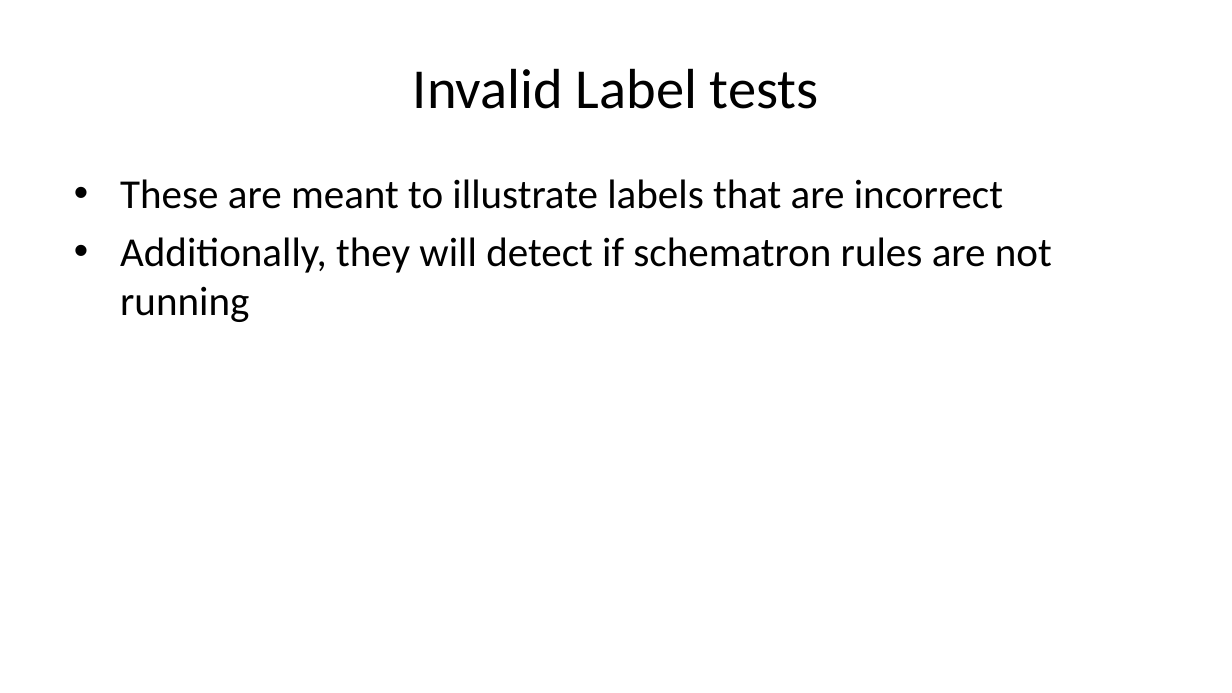
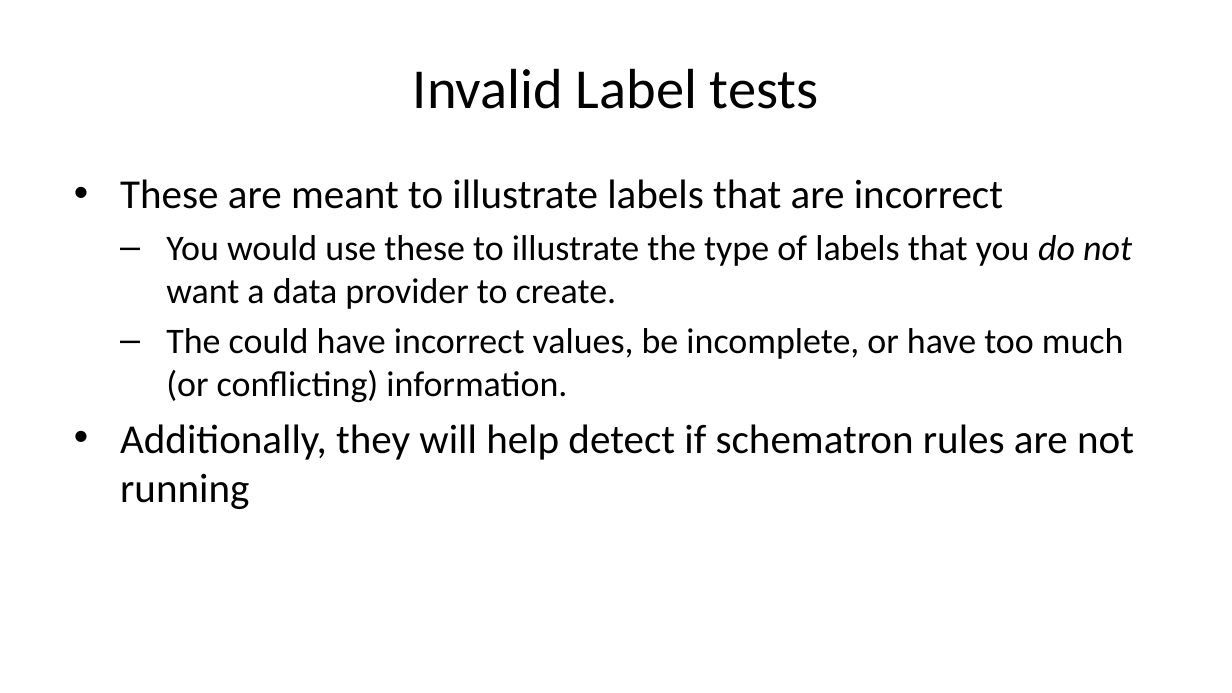
Before and after one commit to sbn-psi/dmsp, a slide deck: slide 8 of LDDTesting/stone-LDDTestingPrinciples.pptx (slide 7 before the commit). Drawn at 1232x693 pixels with LibreOffice and Linux fonts; fonts in the diff are those of the drawing. Boxes give left, top, right and bottom in pixels: in the first picture for what was removed or moved away, otherwise in the second. Text is boxed around its words. In the diff, an @@ line names an element or a change of style, - is before the commit and + after.

Commit message:
Some additions
* Added more rationale for invalid label tests
* Added text about minimizing the non-tested portions of labels
* Added benefits to generating tests from templates

```diff
--- a/LDDTesting/stone-LDDTestingPrinciples.pptx
+++ b/LDDTesting/stone-LDDTestingPrinciples.pptx
@@ text at [120,235,1134,509]: text changed; size 24 to 21 pt @@
-• Additionally, they will detect if schematron rules are not running
+  – You would use these to illustrate the type of labels that you do not want a data provider to create.
+  – The could have incorrect values, be incomplete, or have too much (or conflicting) information.
+• Additionally, they will help detect if schematron rules are not running
```
Also in this commit, not shown: 4 other slides changed, 2 slides added, 1 other file.
